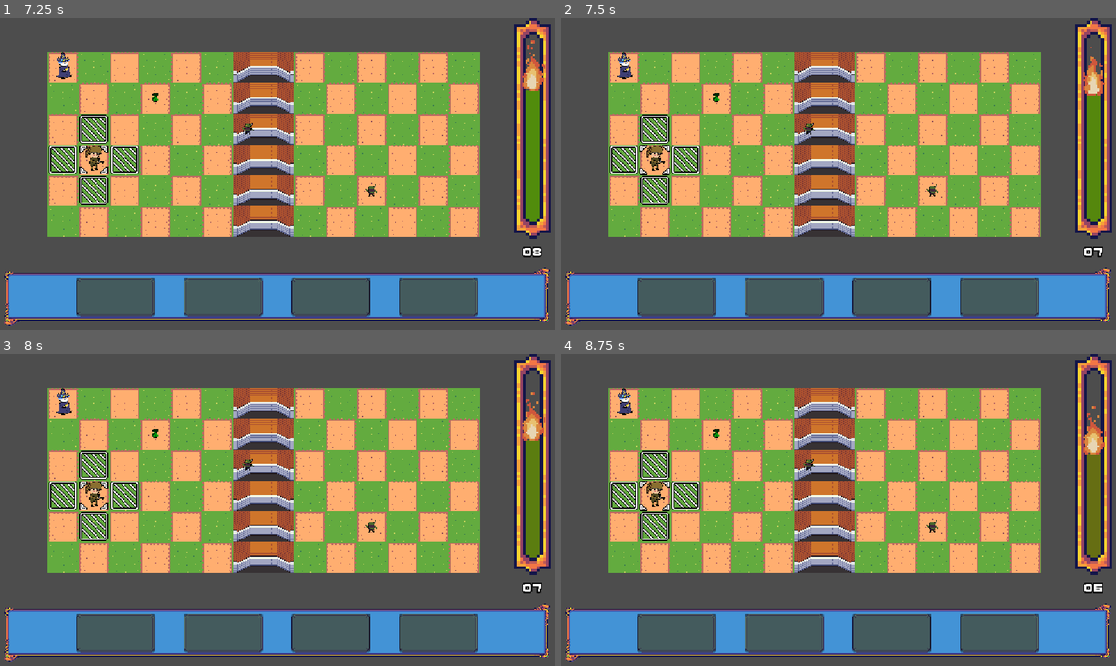
Above: before the commit, frames 1-4 (two rows, left to right).
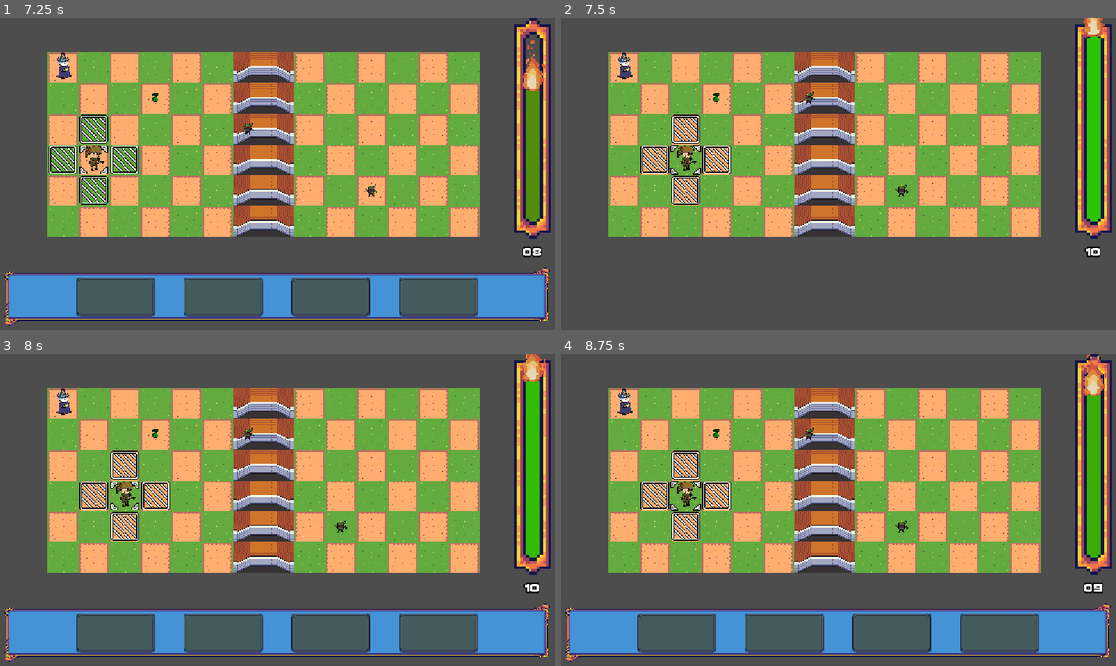
Above: after the commit, the same moments.

Repository: les-brows/acceleturn
Game: Godot game, scene res://Scenes/Game/GameScene.tscn
The game is run twice, just before and just after one commit, with the same random seed, the same clock (stepped at 60 frames per second) and the same inputs.
Inputs (mouse positions are in pixels of both pictures, inside the frame that each line leads up to):
- Up to frame 1 (7.25 s): click (133, 295) at 0.5 s; click (116, 295) at 1.25 s; click (133, 295) at 2 s; click (116, 295) at 2.75 s; click (133, 295) at 3.5 s; click (116, 295) at 4.25 s; move the mouse to (94, 158) at 5.02 s; click (94, 158) at 5.17 s; move the mouse to (61, 71) at 5.77 s; click (61, 71) at 5.92 s; move the mouse to (155, 99) at 6.52 s; click (155, 99) at 6.67 s
- Up to frame 2 (7.5 s): move the mouse to (683, 158) at 7.27 s; click (683, 158) at 7.42 s
- Up to frame 3 (8 s): no input
- Up to frame 4 (8.75 s): move the mouse to (622, 494) at 8.02 s; click (622, 494) at 8.17 s

Frame 1 is identical in both runs. In frame 2, 13% of the frame differs, in the area x 0-100%, y 0-99%; in frame 3, 4.5%; in frame 4, 4.5%.

Commit message:
feat: connect movement buttons and movement signals/functions

Diff:
--- a/Objects/Characters/Character.gd
+++ b/Objects/Characters/Character.gd
@@ -3,7 +3,7 @@
 
 
 func act(action: Globals.CharacterAction):
-
+	print("act:", action)
 	match action:
 		Globals.CharacterAction.MOVE_LEFT:
 			move(Vector2i(-1, 0))
--- a/Objects/Entities.gd
+++ b/Objects/Entities.gd
@@ -30,7 +30,7 @@
 
 			move_direction.y-=1
 		else :
-			stop=_move(Vector2i())
+			stop=_move(Vector2i(0, 1))
 			move_direction.y+=1
 
 #move after
--- a/Scenes/Game/Levels/level.gd
+++ b/Scenes/Game/Levels/level.gd
@@ -281,15 +281,23 @@
 func _on_right_movement_clicked(_viewport: Node, event: InputEvent, _shape_idx: int) -> void:
 	if event is InputEventMouseButton and event.button_index == MouseButton.MOUSE_BUTTON_LEFT and event.is_pressed():
 		print('clicked right!')
+		characterManager.set_current_action(Globals.CharacterAction.MOVE_RIGHT)
+		Globals.state_finished.emit(Globals.StateTurn.CHOICE_ACTION)
 
 func _on_left_movement_clicked(_viewport: Node, event: InputEvent, _shape_idx: int) -> void:
 	if event is InputEventMouseButton and event.button_index == MouseButton.MOUSE_BUTTON_LEFT and event.is_pressed():
 		print('clicked left!')
+		characterManager.set_current_action(Globals.CharacterAction.MOVE_LEFT)
+		Globals.state_finished.emit(Globals.StateTurn.CHOICE_ACTION)
 
 func _on_down_movement_clicked(_viewport: Node, event: InputEvent, _shape_idx: int) -> void:
 	if event is InputEventMouseButton and event.button_index == MouseButton.MOUSE_BUTTON_LEFT and event.is_pressed():
 		print('clicked down!')
+		characterManager.set_current_action(Globals.CharacterAction.MOVE_DOWN)
+		Globals.state_finished.emit(Globals.StateTurn.CHOICE_ACTION)
 
 func _on_top_movement_clicked(_viewport: Node, event: InputEvent, _shape_idx: int) -> void:
 	if event is InputEventMouseButton and event.button_index == MouseButton.MOUSE_BUTTON_LEFT and event.is_pressed():
 		print('clicked up!')
+		characterManager.set_current_action(Globals.CharacterAction.MOVE_UP)
+		Globals.state_finished.emit(Globals.StateTurn.CHOICE_ACTION)
